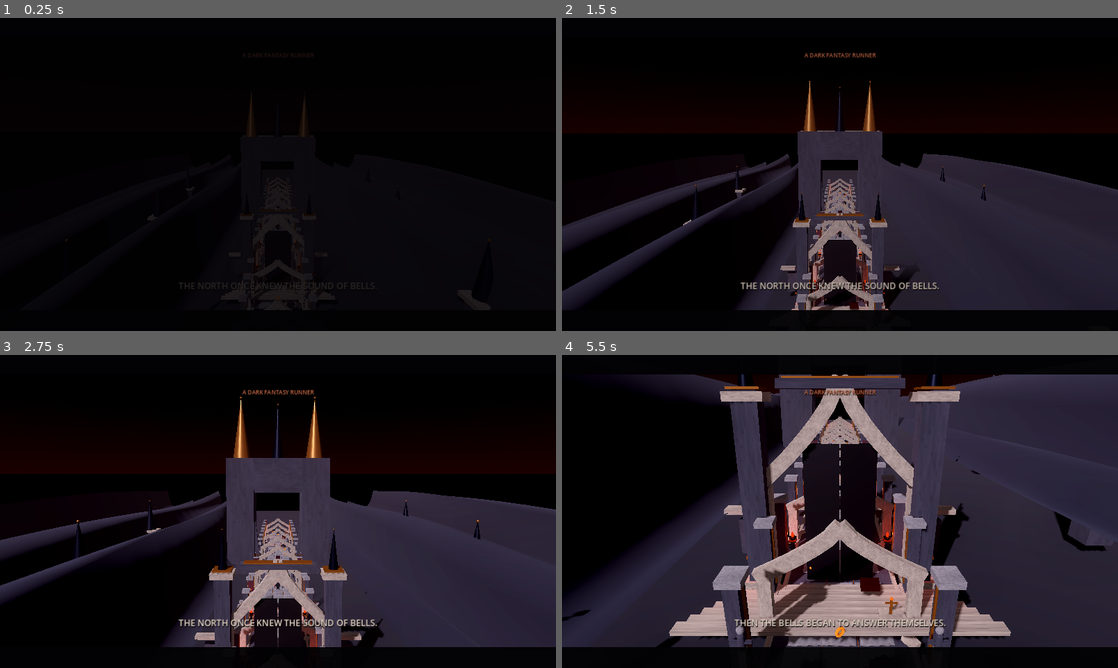
Above: before the commit, frames 1-4 (two rows, left to right).
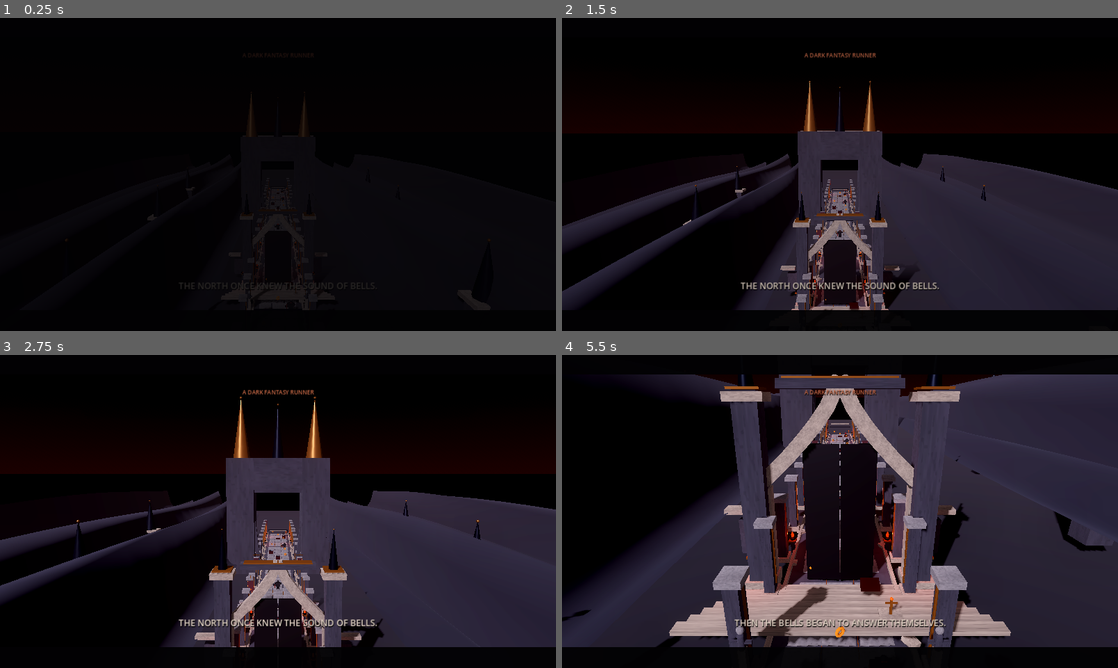
Above: after the commit, the same moments.

Repository: nebiladonay-hash/blackthorn-oath
Game: Godot game, scene res://scenes/main.tscn
Same seed, same stepped clock (60 frames per second), same inputs: the game is played once before the commit and once after it.
Inputs (mouse positions are in pixels of both pictures, inside the frame that each line leads up to):
- Up to frame 1 (0.25 s): no input
- Up to frame 2 (1.5 s): move the mouse to (962, 158) at 0.52 s; hold D (lane_right) 0.53-1.28 s; tap S (slide) at 0.6 s; click (962, 158) at 0.67 s; tap Space (jump) at 0.77, 0.8, 1.07, 1.35 s; move the mouse to (728, 190) at 1.27 s; hold A (lane_left) from 1.28 s (still down)
- Up to frame 3 (2.75 s): tap Space (jump) at 1.52, 1.82, 2.3 s; tap S (slide) at 1.55 s; move the mouse to (333, 442) at 2.02 s; release A (lane_left) at 2.03 s; hold D (lane_right) from 2.03 s (still down); tap F (attack) at 2.1 s
- Up to frame 4 (5.5 s): move the mouse to (812, 574) at 2.77 s; tap S (slide) at 2.85, 3.6, 4.55 s; click (812, 574) at 2.92 s; tap Space (jump) at 3.02, 3.32, 3.77, 3.8, 4.07, 4.35, 4.52, 4.82, 5.3 s; move the mouse to (1006, 558) at 3.52 s; release D (lane_right) at 3.53 s; hold A (lane_left) from 3.53 s (still down); move the mouse to (673, 464) at 4.27 s; move the mouse to (867, 511) at 5.02 s; tap F (attack) at 5.1 s; click (867, 511) at 5.17 s

The runs differ from the first frame. In frame 1, less than 0.1% of the frame differs, in the area x 45-55%, y 53-94%; in frame 2, 0.8%; in frame 3, 0.6%; in frame 4, 3.6%, in the area x 34-68%, y 19-85%.

Commit message:
Center title menu reliably on mobile layouts and remove repeated tunnel cross-arches

Diff:
--- a/scripts/main.gd
+++ b/scripts/main.gd
@@ -685,25 +685,46 @@
 	tutorial_label.hide()
 	controls.add_child(tutorial_label)
 
-	menu_panel = _make_overlay_panel(root_ui, Vector2(520, 438))
-	menu_panel.set_anchors_preset(Control.PRESET_CENTER)
-	menu_panel.position = Vector2(-260, -219)
+	# CenterContainer provides consistent placement across phone aspect ratios.
+	var menu_center := CenterContainer.new()
+	menu_center.name = "CenteredTitleMenu"
+	menu_center.set_anchors_and_offsets_preset(Control.PRESET_FULL_RECT)
+	root_ui.add_child(menu_center)
+
+	menu_panel = PanelContainer.new()
+	menu_panel.name = "TitleMenuPanel"
+	menu_panel.process_mode = Node.PROCESS_MODE_ALWAYS
+	menu_panel.custom_minimum_size = Vector2(520, 438)
+	menu_panel.size_flags_horizontal = Control.SIZE_SHRINK_CENTER
+	menu_panel.size_flags_vertical = Control.SIZE_SHRINK_CENTER
+	menu_panel.add_theme_stylebox_override("panel", _panel_style(Color(0.014, 0.012, 0.02, 0.95), Color(0.47, 0.23, 0.18), 14))
+	menu_center.add_child(menu_panel)
+
 	var menu_box := VBoxContainer.new()
 	menu_box.alignment = BoxContainer.ALIGNMENT_CENTER
 	menu_box.add_theme_constant_override("separation", 17)
 	menu_panel.add_child(menu_box)
+
 	var eyebrow := _label("THE ASHEN KINGDOM  /  CHAPTER I", 13, Color(0.8, 0.42, 0.31))
 	eyebrow.horizontal_alignment = HORIZONTAL_ALIGNMENT_CENTER
 	menu_box.add_child(eyebrow)
-	var title := _label("BLACKTHORN\nOATH", 49, Color(0.95, 0.89, 0.79))
+
+	var title := _label("BLACKTHORN\\nOATH", 50, Color(0.96, 0.90, 0.81))
+	title.horizontal_alignment = HORIZONTAL_ALIGNMENT_CENTER
 	title.add_theme_constant_override("line_spacing", -8)
 	menu_box.add_child(title)
-	var description := _label("The bells have fallen silent.\nSomething beneath the cathedral has begun to wake.", 16, Color(0.74, 0.69, 0.68))
+
+	var description := _label("The bells have fallen silent.\\nSomething beneath the cathedral has begun to wake.", 16, Color(0.82, 0.76, 0.72))
+	description.horizontal_alignment = HORIZONTAL_ALIGNMENT_CENTER
 	menu_box.add_child(description)
+
 	var start := _button(menu_box, "ENTER THE RUINS", Vector2.ZERO, Vector2(0, 62), _start_run, Control.PRESET_TOP_LEFT, 19)
 	start.size_flags_horizontal = Control.SIZE_EXPAND_FILL
-	var controls_hint := _label("SWIPE  move / jump / slide     •     TAP  strike", 13, Color(0.67, 0.62, 0.64))
+
+	var controls_hint := _label("SWIPE  MOVE / JUMP / SLIDE     •     TAP  STRIKE", 13, Color(0.73, 0.68, 0.68))
+	controls_hint.horizontal_alignment = HORIZONTAL_ALIGNMENT_CENTER
 	menu_box.add_child(controls_hint)
+
 	var footer := _label("BEST  %05d m        RELICS  %03d" % [best_distance, relic_bank], 12, Color(0.67, 0.61, 0.61))
 	footer.horizontal_alignment = HORIZONTAL_ALIGNMENT_CENTER
 	menu_box.add_child(footer)
@@ -989,9 +1010,9 @@
 		else:
 			_add_broken_column(parent, side * 7.4, 7.0, -23.0)
 
-	# Two transverse gothic ribs add rhythm and scale without enclosing the run.
-	for arch_z in [-7.5, -24.5]:
-		_add_front_gothic_arch(parent, Vector3(0, 0.0, arch_z), 12.2, 8.3, 0.8, worn_stone_material)
+	# Keep the corridor open to the skyline; only rare broken lintels cross a side bay.
+	if serial % 5 == 0:
+		_box(parent, Vector3(0, 7.8, -24.5), Vector3(6.4, 0.38, 0.65), worn_stone_material)
 
 	# Broken parapets and stone fragments keep the road edges visually grounded.
 	for debris_index in range(7):
